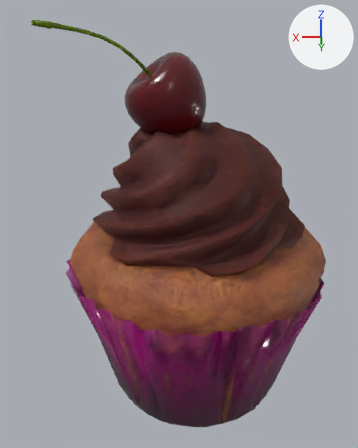
One commit to the Blender file assets/Map/Candys/simple_cupcake.blend: the scene before it, then after it.
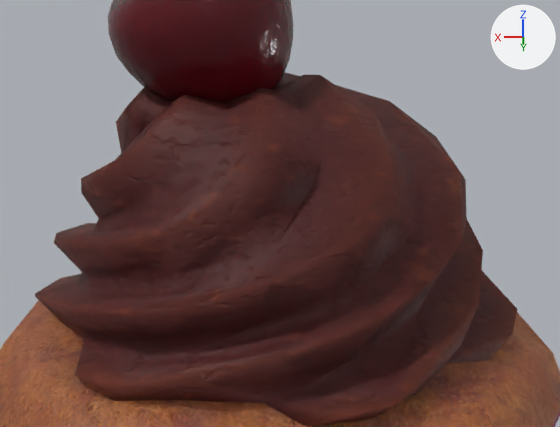
Each version appears first whole from a 50 mm camera at (0.23, 5.58, 4.69) aimed at (0.19, -0.01, 2.27), and next in a close-up on the part from 22% to 90% of the width and 20% to 62% of the height. Arrows for +X, +Y and +Z are at upper right; the lights stay in place.
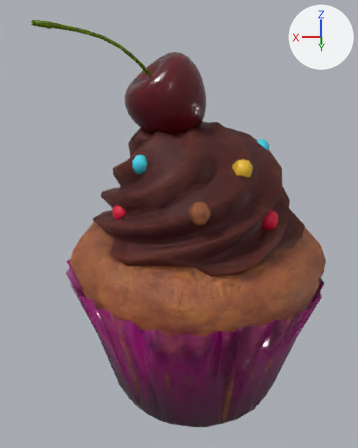
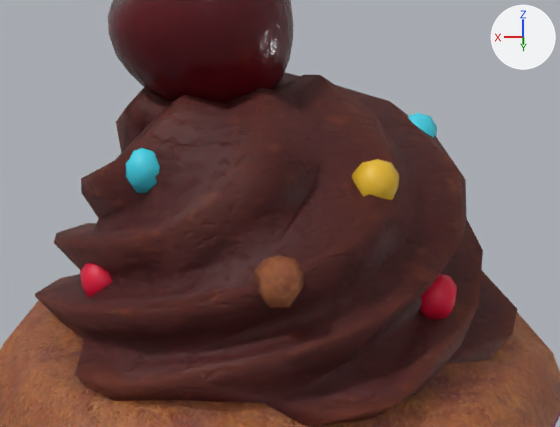
Boxes (x1, y1, x2, y2) around the edits, measured in the close-ups (560 x 427 px):
'Sphere', added
    after: (254, 255, 304, 307)
'Sphere.006', added (yellow)
    after: (352, 159, 399, 200)
'Sphere.009', added (red)
    after: (420, 274, 457, 320)
'Sphere.005', added (cyan)
    after: (126, 148, 160, 193)
'Sphere.004', added (red)
    after: (80, 263, 112, 298)
'Sphere.007', added
    after: (408, 113, 437, 137)

The change, as a list of edits to the scene's bpy script:
```text
Add mat_material_003:
    mat_material_003 = principled_material('Material.003')
    mat_material_003.base_color = (0.8, 0.00277, 0.0447)  # red #e7093c
Add mat_material_001:
    mat_material_001 = principled_material('Material.001')
    mat_material_001.base_color = (0.0502, 0.648, 0.8)  # cyan #3fd3e7
Add mat_material:
    mat_material = principled_material('Material')
    mat_material.base_color = (0.8, 0.481, 0.0249)  # yellow #e7b82c
Add me_sphere_013:
    me_sphere_013.from_pydata(...)  # a UV sphere (5 segments, 5 rings, poles along z) spanning x -0.9..0.9, y -0.77..0.95, z -1.0..1.0
    me_sphere_013.polygons.foreach_set('use_smooth', [True] * 25)
    me_sphere_013.materials.append(mat_material_003)  # red #e7093c
Add me_sphere_011:
    me_sphere_011.from_pydata(...)  # a UV sphere (5 segments, 5 rings, poles along z) spanning x -0.9..0.9, y -0.77..0.95, z -1.0..1.0
    me_sphere_011.polygons.foreach_set('use_smooth', [True] * 25)
    me_sphere_011.materials.append(mat_material_001)  # cyan #3fd3e7
Add me_sphere_010:
    me_sphere_010.from_pydata(...)  # a UV sphere (5 segments, 5 rings, poles along z) spanning x -0.9..0.9, y -0.77..0.95, z -1.0..1.0
    me_sphere_010.polygons.foreach_set('use_smooth', [True] * 25)
    me_sphere_010.materials.append(mat_material)  # yellow #e7b82c
Add me_sphere_009:
    me_sphere_009.from_pydata(...)  # a UV sphere (5 segments, 5 rings, poles along z) spanning x -0.9..0.9, y -0.77..0.95, z -1.0..1.0
    me_sphere_009.polygons.foreach_set('use_smooth', [True] * 25)
    me_sphere_009.materials.append(mat_material_001)  # cyan #3fd3e7
Add me_sphere_005:
    me_sphere_005.from_pydata(...)  # a UV sphere (5 segments, 5 rings, poles along z) spanning x -0.9..0.9, y -0.77..0.95, z -1.0..1.0
    me_sphere_005.polygons.foreach_set('use_smooth', [True] * 25)
    me_sphere_005.materials.append(mat_cake)
Add ob_sphere_009:
    ob_sphere_009 = bpy.data.objects.new('Sphere.009', me_sphere_013)
    ob_sphere_009.location = (-0.786, 0.588, 2.571)
    ob_sphere_009.scale = (-0.12, -0.12, -0.12)
Add ob_sphere_007:
    ob_sphere_007 = bpy.data.objects.new('Sphere.007', me_sphere_011)
    ob_sphere_007.location = (-0.786, -0.206, 3.153)
    ob_sphere_007.scale = (-0.12, -0.12, -0.12)
Add ob_sphere_006:
    ob_sphere_006 = bpy.data.objects.new('Sphere.006', me_sphere_010)
    ob_sphere_006.location = (-0.462, 0.656, 3.153)
    ob_sphere_006.scale = (-0.12, -0.12, -0.12)
Add ob_sphere_005:
    ob_sphere_005 = bpy.data.objects.new('Sphere.005', me_sphere_009)
    ob_sphere_005.location = (0.599, 0.41, 3.153)
    ob_sphere_005.scale = (-0.12, -0.12, -0.12)
Add ob_sphere_004:
    ob_sphere_004 = bpy.data.objects.new('Sphere.004', me_sphere_013.copy())
    ob_sphere_004.location = (0.834, 0.41, 2.585)
    ob_sphere_004.scale = (-0.12, -0.12, -0.12)
Add ob_sphere:
    ob_sphere = bpy.data.objects.new('Sphere', me_sphere_005)
    ob_sphere.location = (-0.01, 1.043, 2.835)
    ob_sphere.scale = (-0.12, -0.12, -0.12)
```
